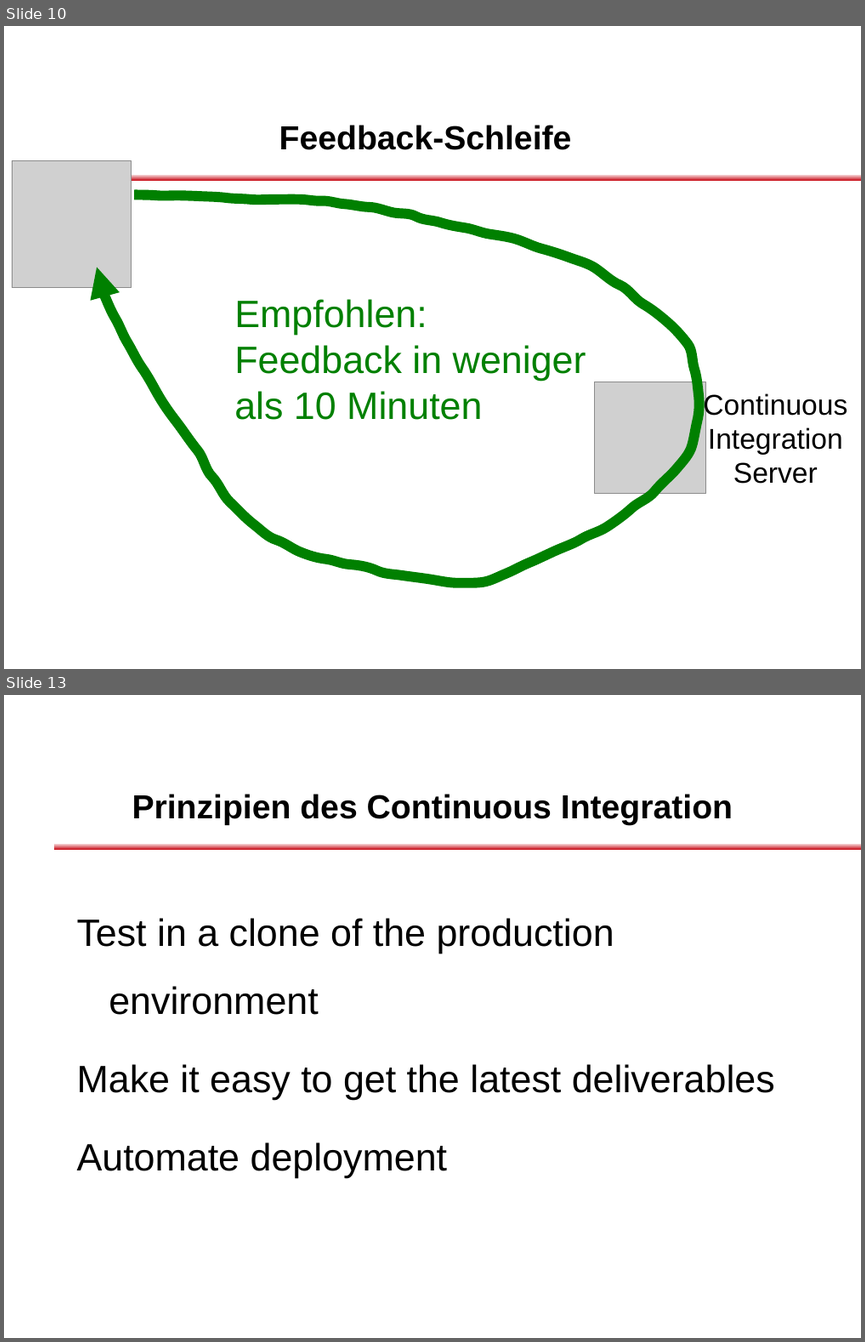
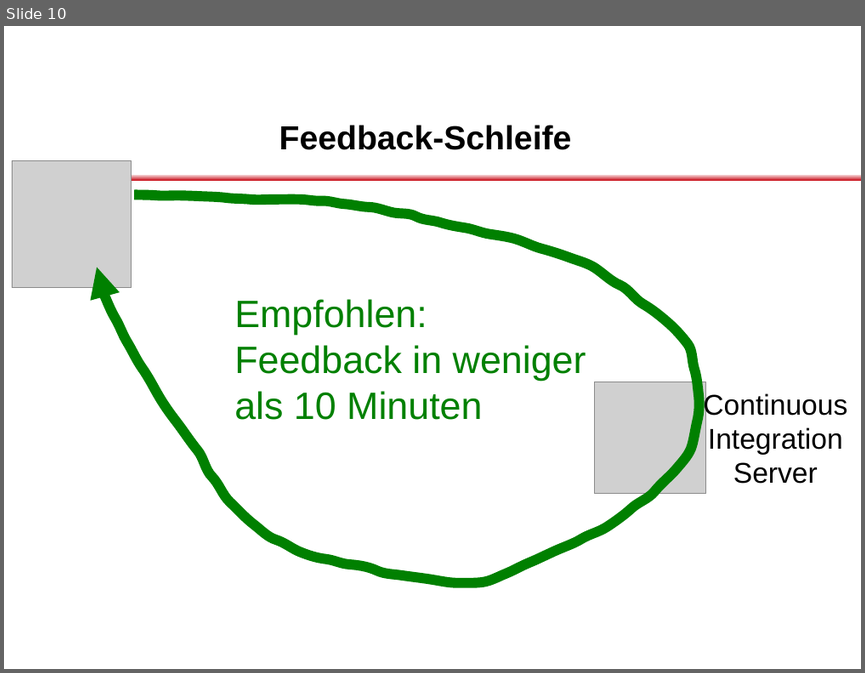
Before and after one commit to dlindner/vorlesung-se2-dhbw, a slide deck: added_2012/Continuous Integration.odp. Shown one above the other, each under a label of ours: slides 10 and 13 before the commit, slide 10 after it; the slides between them are not shown. The pictures are 865x1342 and 865x673 pixels, drawn with LibreOffice and Linux fonts; fonts in the diff are those of the drawing; grey boxes stand for pictures; background and template pictures are left out. Boxes give left, top, right and bottom in pixels: in the first picture for what was removed or moved away, otherwise in the second. Text is boxed around its words. In the diff, an @@ line names an element or a change of style, - is before the commit and + after.

Commit message:
Vorlesungseinheit für Continuous Integration als Release Candidate

```diff
--- a/added_2012/Continuous Integration.odp
+++ b/added_2012/Continuous Integration.odp
@@ slide 13 removed at [4,695,861,1338], background #FFFFFF; not listed: 2 template elements that a slide beside it also shows @@
@@ title removed at [132,794,732,825] @@
-Prinzipien des Continuous Integration
@@ text removed at [77,918,775,1178] @@
-Test in a clone of the production environment
-Make it easy to get the latest deliverables
-Automate deployment
```
Also in this commit, not shown: 2 slides changed, 9 slides added, 7 other slides removed.
